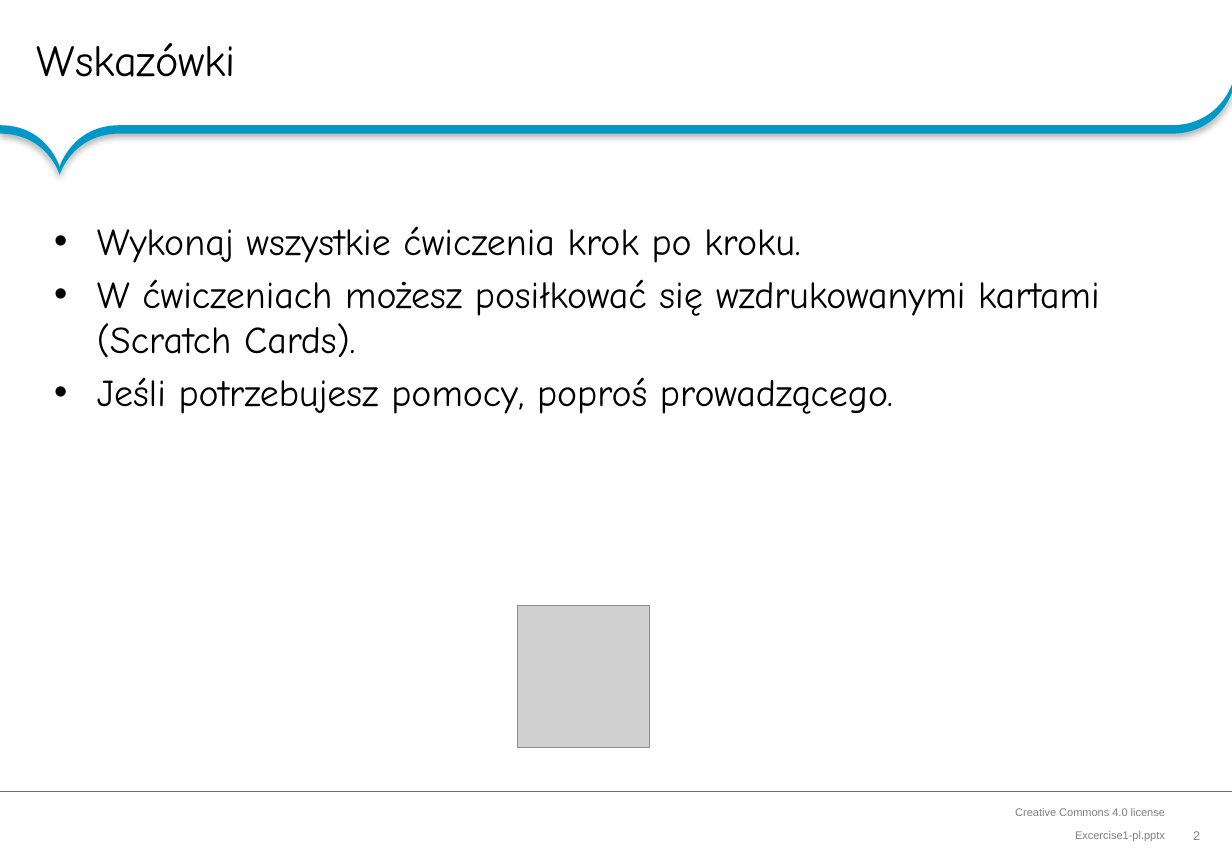
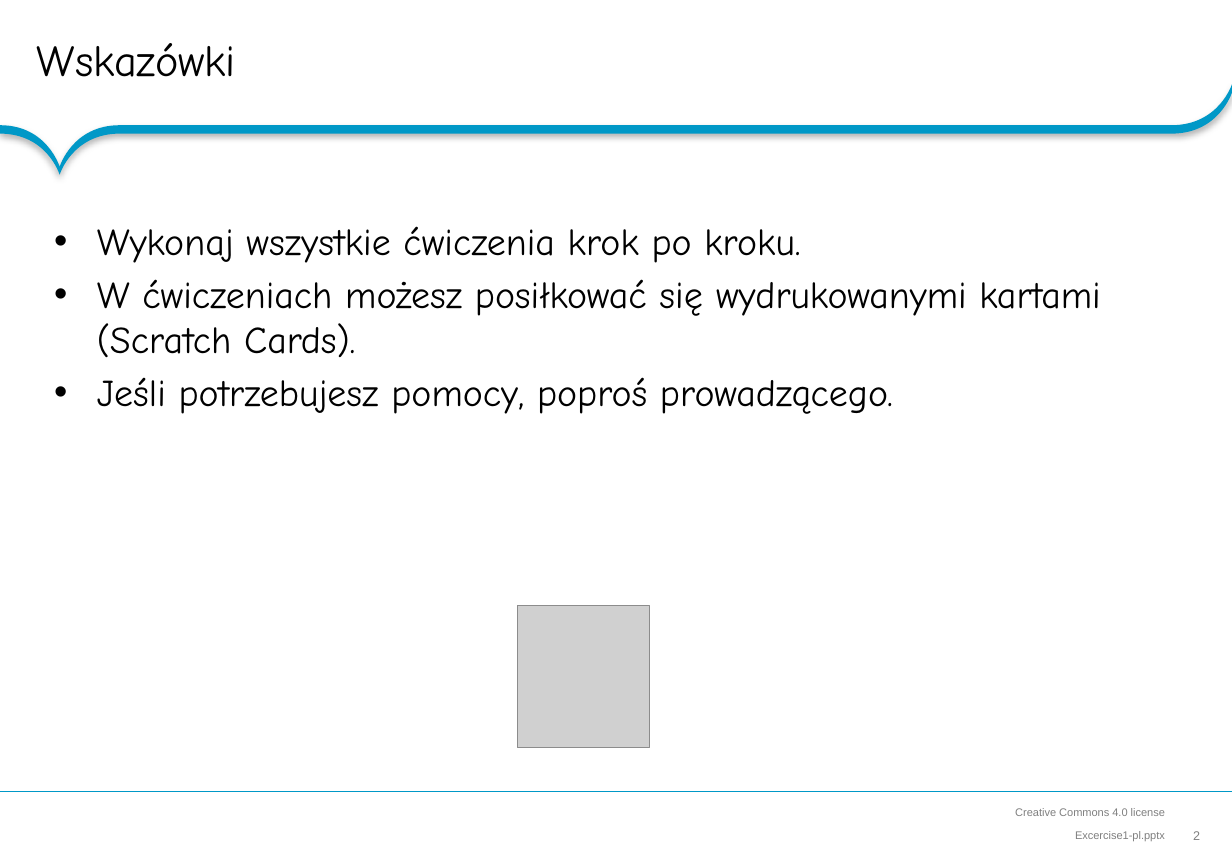
Before and after one commit to RoboCap/scratch, a slide deck: slide 2 of hands-on-lab/Excercise1-pl.pptx. Drawn at 1232x853 pixels with LibreOffice and Linux fonts; fonts in the diff are those of the drawing; grey boxes stand for pictures; background and template pictures are left out. Boxes give left, top, right and bottom in pixels: in the first picture for what was removed or moved away, otherwise in the second. Text is boxed around its words. In the diff, an @@ line names an element or a change of style, - is before the commit and + after.

```diff
--- a/hands-on-lab/Excercise1-pl.pptx
+++ b/hands-on-lab/Excercise1-pl.pptx
@@ text at bbox=[97, 279, 1100, 358]: text changed @@
-• W ćwiczeniach możesz posiłkować się wzdrukowanymi kartami (Scratch Cards).
+• W ćwiczeniach możesz posiłkować się wydrukowanymi kartami (Scratch Cards).
```
Also in this commit, not shown: 1 other file.
